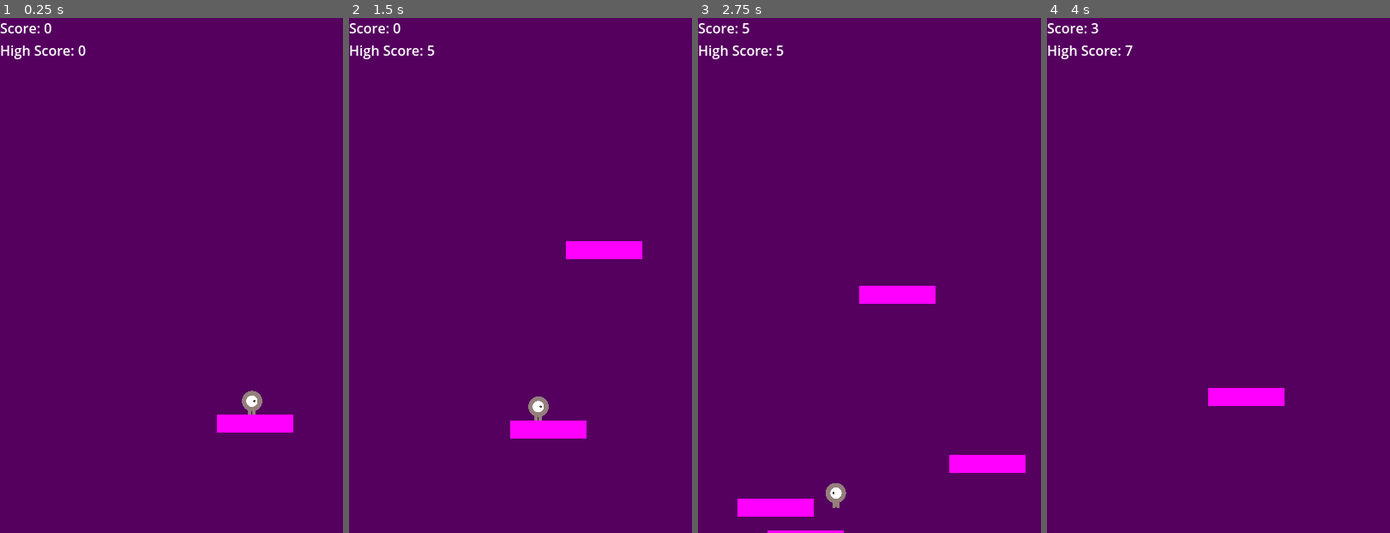
Above: before the commit, frames 1-4 (left to right).
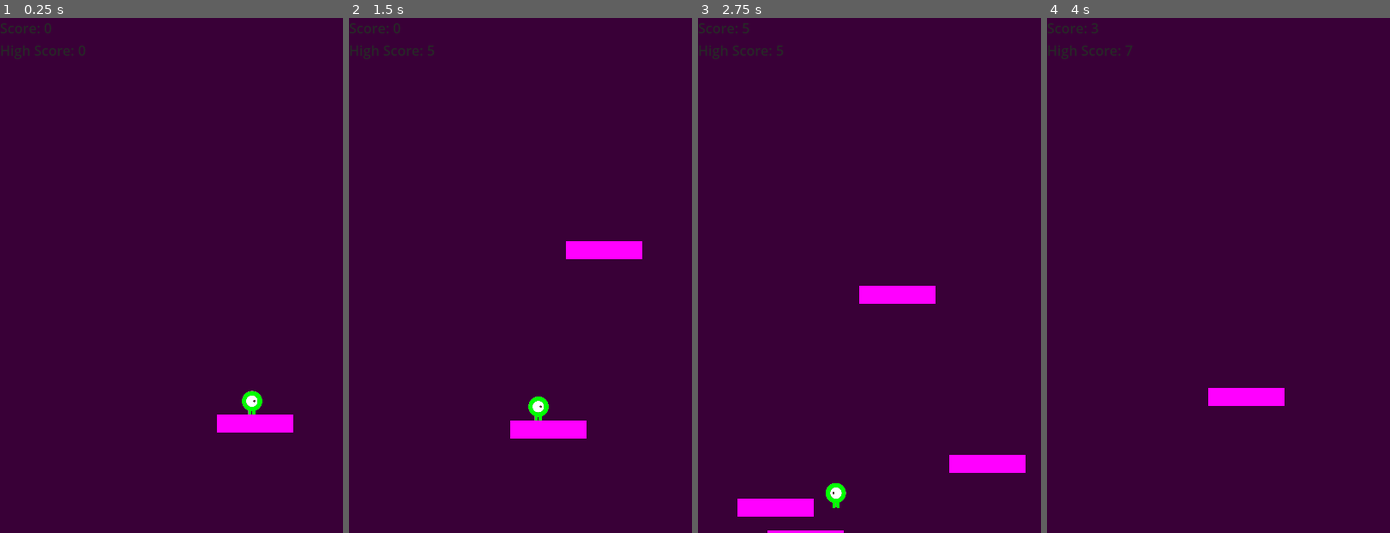
Above: after the commit, the same moments.

Repository: Zarathecat/godot-down
Game: Godot game, scene res://main.tscn
Same seed, same stepped clock (60 frames per second), same inputs: the game is played once before the commit and once after it. The project has no main scene, so this scene is started directly.
Inputs:
- Up to frame 1 (0.25 s): no input
- Up to frame 2 (1.5 s): tap Enter (ui_accept) at 0.5, 0.77 s; hold Right (ui_right) from 0.53 s (still down)
- Up to frame 3 (2.75 s): tap Enter (ui_accept) at 1.52 s; release Right (ui_right) at 2.03 s; hold Left (ui_left) from 2.03 s (still down)
- Up to frame 4 (4 s): release Left (ui_left) at 2.78 s; hold Right (ui_right) from 2.78 s (still down); tap Enter (ui_accept) at 3.02, 3.77 s

The runs differ from the first frame. In frame 1, 99% of the frame differs, in the area x 0-100%, y 0-100%; in frame 2, 98%; in frame 3, 97%; in frame 4, 99%.

Commit message:
Modify sprite; make it green.

Diff:
--- a/main.tscn
+++ b/main.tscn
@@ -14,14 +14,13 @@
 anchor_bottom = 1.0
 grow_horizontal = 2
 grow_vertical = 2
-color = Color(0.335833, 0.000154885, 0.371438, 1)
+color = Color(0.223529, 0, 0.215686, 1)
 
 [node name="Player" parent="." instance=ExtResource("3_56gqw")]
 position = Vector2(293, 441)
 
 [node name="Platform" parent="." instance=ExtResource("5_hfoht")]
 position = Vector2(265, 479)
-mass = 50.0
 
 [node name="NewPlatformTimer" type="Timer" parent="."]
 wait_time = 0.26
@@ -32,6 +31,7 @@
 [node name="Hud" type="CanvasLayer" parent="."]
 
 [node name="Score" type="Label" parent="Hud"]
+modulate = Color(0.154876, 0.154876, 0.154876, 1)
 offset_right = 40.0
 offset_bottom = 23.0
 text = "Score: 0"
--- a/player.tscn
+++ b/player.tscn
@@ -1,8 +1,8 @@
 [gd_scene load_steps=6 format=3 uid="uid://2iwwhm5w0ebt"]
 
 [ext_resource type="Script" path="res://player.gd" id="1_ypbma"]
-[ext_resource type="Texture2D" uid="uid://co02rdlng70dd" path="res://playerGrey_walk1.png" id="2_dwm0q"]
-[ext_resource type="Texture2D" uid="uid://b3imunsq1c4q" path="res://playerGrey_walk2.png" id="3_hngfq"]
+[ext_resource type="Texture2D" uid="uid://cvyg45nl5cdkg" path="res://art/playerGreeen_walk1.png" id="2_0pcln"]
+[ext_resource type="Texture2D" uid="uid://bbtmb4vgacjj0" path="res://art/playerGreeen_walk2.png" id="3_oydnn"]
 
 [sub_resource type="CapsuleShape2D" id="CapsuleShape2D_3cvic"]
 radius = 14.0
@@ -12,10 +12,10 @@
 animations = [{
 "frames": [{
 "duration": 1.0,
-"texture": ExtResource("2_dwm0q")
+"texture": ExtResource("2_0pcln")
 }, {
 "duration": 1.0,
-"texture": ExtResource("3_hngfq")
+"texture": ExtResource("3_oydnn")
 }],
 "loop": true,
 "name": &"default",
Binary file added: art/playerGreeen_walk1.png
Not shown, added: art/playerGreeen_walk1.png.import
Binary file added: art/playerGreeen_walk2.png
Not shown, added: art/playerGreeen_walk2.png.import
